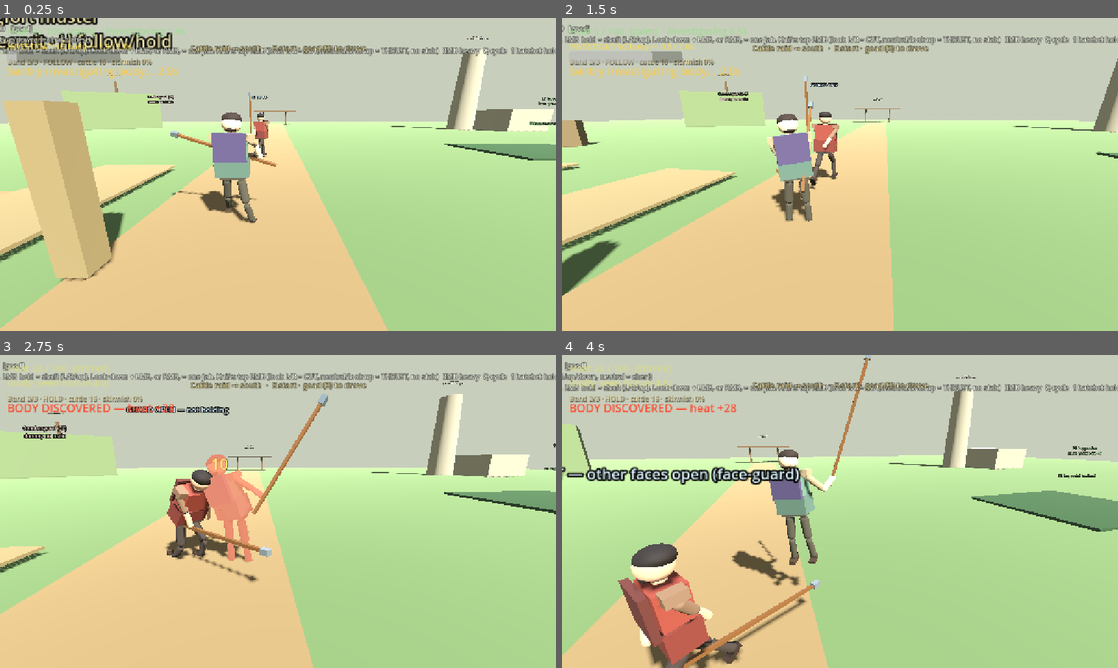
Above: before the commit, frames 1-4 (two rows, left to right).
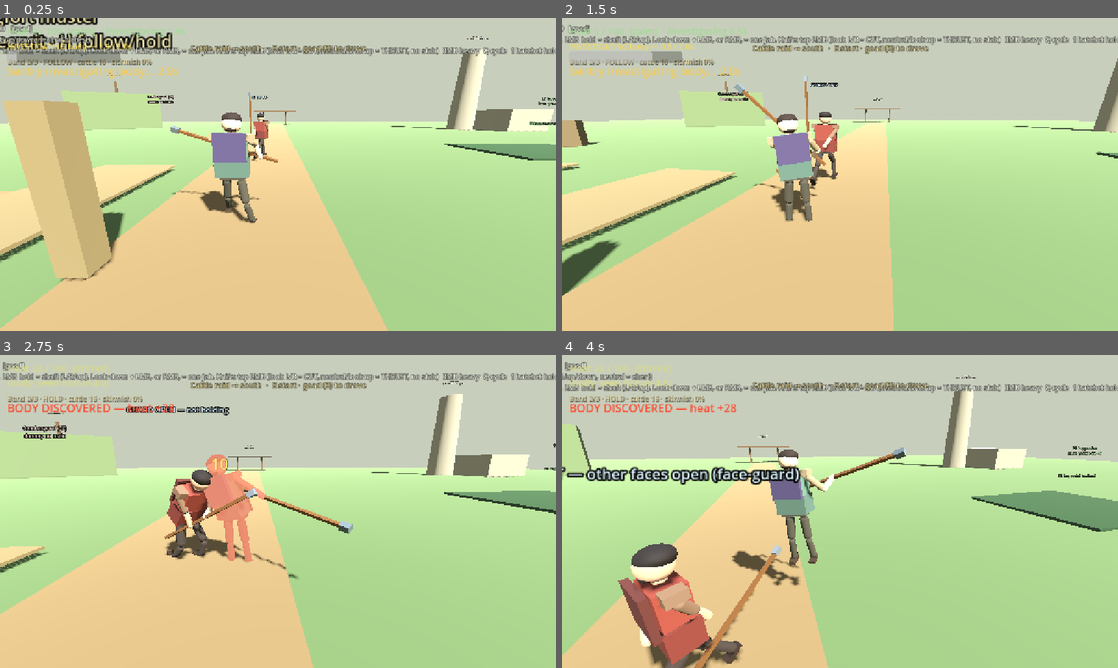
Above: after the commit, the same moments.

Repository: fortins4/devPlayground
Game: Godot game, scene res://scenes/main/main.tscn
Two runs of this game, one before a commit and one after it. Both use one fixed random seed, a clock stepped at 60 frames per second and the inputs below.
Inputs (mouse positions are in pixels of both pictures, inside the frame that each line leads up to):
- Up to frame 1 (0.25 s): no input
- Up to frame 2 (1.5 s): tap Enter at 0.5 s; move the mouse to (867, 174) at 0.52 s; hold Right mouse button (attack_heavy) 0.53-1.28 s; hold W (move_forward) from 0.53 s (still down); click (867, 174) at 0.67 s; tap Space (jump) at 0.77 s; move the mouse to (812, 174) at 1.27 s; click (812, 174) at 1.35 s
- Up to frame 3 (2.75 s): keep holding W (move_forward); tap Space (jump) at 1.52 s; move the mouse to (289, 505) at 2.02 s; hold H (band_toggle) from 2.03 s (still down)
- Up to frame 4 (4 s): keep holding W (move_forward); move the mouse to (834, 517) at 2.77 s; release H (band_toggle) at 2.78 s; tap Ctrl (crouch) at 2.85 s; click (834, 517) at 2.92 s; tap Space (jump) at 3.02, 3.77 s; move the mouse to (878, 514) at 3.52 s; hold Q (cycle_weapon) from 3.53 s (still down)

The runs differ from the first frame. In frame 1, 0.4% of the frame differs, in the area x 30-50%, y 34-59%; in frame 2, 0.4%; in frame 3, 1.6%; in frame 4, 1.9%, in the area x 21-62%, y 0-100%.

Commit message:
feat(combat): keep both hands on the goad

Diff:
--- a/scripts/characters/npcs/dummy_fighter.gd
+++ b/scripts/characters/npcs/dummy_fighter.gd
@@ -525,8 +525,9 @@
 	var forearm := locomotion.get_joint("right_forearm")
 	if forearm == null or not forearm.is_inside_tree():
 		return
-	weapon_visual.global_position = forearm.to_global(Vector3(0.0, -0.28, 0.05))
+	weapon_visual.global_position = forearm.to_global(Vector3(0.0, -0.22, 0.0))
 	weapon_visual.rotation = _jab_weapon_euler
+	ToolStrikePoses.seat_goad_off_hand(locomotion, weapon_visual)
 
 
 func _hide_stowed_goad() -> void:
--- a/scripts/characters/player/player_controller.gd
+++ b/scripts/characters/player/player_controller.gd
@@ -1124,7 +1124,7 @@
 	if forearm == null or not forearm.is_inside_tree():
 		return
 	# Tip of forearm in player local space
-	var tip_global := forearm.to_global(Vector3(0.0, -0.28, 0.05))
+	var tip_global := forearm.to_global(Vector3(0.0, -0.22, 0.0))
 	weapon_visual.global_position = tip_global
 	# Bent-elbow guards slide the hand along the stick and shift the mesh back,
 	# so the shaft line does not follow the elbow.
@@ -1159,6 +1159,8 @@
 				)
 	weapon_visual.rotation = rot
 	_weapon_base_y = weapon_visual.position.y
+	if combat and combat.current_weapon == CombatSystem.Weapon.GOAD:
+		ToolStrikePoses.seat_goad_off_hand(locomotion, weapon_visual)
 	# Keep combat idle rest in sync while not charging so recovery returns to grip.
 	if combat and not combat.is_charging and not combat.is_attacking:
 		combat.set_weapon_rest_transform(weapon_visual.transform)
--- a/systems/combat/tool_strike_poses.gd
+++ b/systems/combat/tool_strike_poses.gd
@@ -615,3 +615,256 @@
 		"right_shin": right_shin,
 		"weapon": weapon,
 	}
+
+
+## Keep the off hand on the goad and the shaft outside the body.
+## The right hand already owns the stick. This aims that stick, when needed,
+## onto a point the left hand can reach, then bends the left elbow so the
+## palm capsule meets the shaft. Weight is a correction on the live pose:
+## it does not retune guard tables or the settle curve. Not a parry.
+static func seat_goad_off_hand(loco: Object, weapon_visual: Node3D) -> void:
+	if loco == null or weapon_visual == null or not weapon_visual.is_inside_tree():
+		return
+	var goad := weapon_visual.get_node_or_null("Goad") as Node3D
+	var left_arm := loco.get_joint("left_arm") as Node3D
+	var left_fore := loco.get_joint("left_forearm") as Node3D
+	var torso := loco.get_joint("torso") as Node3D
+	var head := loco.get_joint("head") as Node3D
+	if goad == null or left_arm == null or left_fore == null or torso == null or head == null:
+		return
+	var shoulder: Vector3 = left_arm.global_position
+	var right_arm := loco.get_joint("right_arm") as Node3D
+	var right_fore := loco.get_joint("right_forearm") as Node3D
+	if right_arm != null and right_fore != null and _point_in_body(weapon_visual.global_position, torso, head, loco):
+		_extrude_right_hand(loco, right_arm, right_fore, torso, weapon_visual.global_position)
+		var tip: Vector3 = right_fore.to_global(Vector3(0.0, -0.28, 0.05))
+		weapon_visual.global_position = tip
+	var origin: Vector3 = weapon_visual.global_position
+	var axis: Vector3 = weapon_visual.global_transform.basis.y.normalized()
+	var slide := -goad.position.y
+	if _palm_meets(left_fore, origin, axis, _shaft_span(slide)) and _shaft_is_clear(origin, axis, slide, torso, head, loco):
+		return
+	var best_grip := Vector3.INF
+	var best_axis := axis
+	var best_slide := slide
+	var best_cost := 999.0
+	var dirs: Array[Vector3] = [axis, -axis]
+	var side := axis.cross(Vector3.UP)
+	if side.length() < 0.001:
+		side = axis.cross(Vector3.FORWARD)
+	side = side.normalized()
+	var up := side.cross(axis).normalized()
+	var pitches: Array[float] = [-75.0, -45.0, -20.0, 0.0, 20.0, 45.0, 75.0]
+	var yaws: Array[float] = [-110.0, -70.0, -35.0, 0.0, 35.0, 70.0, 110.0]
+	for pitch in pitches:
+		for yaw in yaws:
+			dirs.append(axis.rotated(side, deg_to_rad(pitch)).rotated(up, deg_to_rad(yaw)).normalized())
+	for local_pt in [Vector3(0.0, 0.36, -0.42), Vector3(0.22, 0.40, -0.40), Vector3(-0.18, 0.38, -0.40), Vector3(0.12, 0.16, -0.42), Vector3(0.0, 0.58, -0.46), Vector3(0.28, 0.22, -0.36)]:
+		var world_pt: Vector3 = torso.to_global(local_pt)
+		var to_pt := world_pt - origin
+		if to_pt.length() > 0.05:
+			dirs.append(to_pt.normalized())
+			dirs.append(-to_pt.normalized())
+	for dir in dirs:
+		var found := _shaft_grip_point(shoulder, origin, dir, torso, head, loco)
+		if found == Vector3.INF:
+			continue
+		var t_off := (found - origin).dot(dir)
+		var use_slide := _slide_for(slide, 0.0, t_off)
+		if not _shaft_is_clear(origin, dir, use_slide, torso, head, loco):
+			continue
+		var ang := rad_to_deg(acos(clampf(axis.dot(dir), -1.0, 1.0)))
+		var cost := ang + absf(use_slide - slide) * 30.0
+		if cost < best_cost:
+			best_cost = cost
+			best_axis = dir
+			best_grip = found
+			best_slide = use_slide
+	if best_grip == Vector3.INF or best_cost >= 999.0:
+		if right_arm != null and right_fore != null:
+			_extrude_right_hand(loco, right_arm, right_fore, torso, weapon_visual.global_position)
+			weapon_visual.global_position = right_fore.to_global(Vector3(0.0, -0.22, 0.0))
+			origin = weapon_visual.global_position
+			var retry := _shaft_grip_point(shoulder, origin, -torso.global_transform.basis.z, torso, head, loco)
+			if retry == Vector3.INF:
+				retry = _shaft_grip_point(shoulder, origin, torso.global_transform.basis.y, torso, head, loco)
+			if retry == Vector3.INF:
+				return
+			best_grip = retry
+			best_axis = (retry - origin).normalized()
+			best_slide = _slide_for(slide, 0.0, (retry - origin).dot(best_axis))
+			if not _shaft_is_clear(origin, best_axis, best_slide, torso, head, loco):
+				return
+		else:
+			return
+	_aim_weapon_y(weapon_visual, best_axis)
+	goad.position.y = -best_slide
+	var radial := shoulder - best_grip
+	radial = radial - best_axis * radial.dot(best_axis)
+	if radial.length() < 0.001:
+		radial = -torso.global_transform.basis.z
+	radial = radial.normalized()
+	var palm_target: Vector3 = best_grip
+	var pole: Vector3 = shoulder - torso.global_transform.basis.x * 0.45 + torso.global_transform.basis.y * -0.25
+	_ik_left(loco, left_arm, left_fore, shoulder, pole, palm_target)
+
+
+
+static func _extrude_right_hand(loco: Object, arm: Node3D, fore: Node3D, torso: Node3D, origin: Vector3) -> void:
+	var lp: Vector3 = torso.to_local(origin)
+	var out := lp
+	out.z = minf(out.z, -0.38)
+	if absf(out.x) < 0.34:
+		var side := signf(out.x) if absf(out.x) > 0.04 else -1.0
+		out.x = side * 0.42
+	out.y = clampf(out.y, 0.08, 0.62)
+	var world: Vector3 = torso.to_global(out)
+	var shoulder: Vector3 = arm.global_position
+	var pole: Vector3 = shoulder + torso.global_transform.basis.x * signf(out.x) * 0.35 + torso.global_transform.basis.y * -0.2
+	_ik_right(loco, arm, fore, shoulder, pole, world)
+
+
+static func _ik_right(loco: Object, arm: Node3D, fore: Node3D, shoulder: Vector3, pole: Vector3, palm_target: Vector3) -> void:
+	var l1 := 0.30
+	var l2 := 0.28
+	var dist := clampf(shoulder.distance_to(palm_target), 0.12, l1 + l2 - 0.015)
+	var dir := (palm_target - shoulder).normalized()
+	var pole_v := pole - shoulder
+	var proj := pole_v - dir * pole_v.dot(dir)
+	if proj.length() < 0.001:
+		proj = dir.cross(Vector3.UP)
+	proj = proj.normalized()
+	var along := (l1 * l1 + dist * dist - l2 * l2) / (2.0 * dist)
+	var lat := sqrt(maxf(0.0, l1 * l1 - along * along))
+	var elbow := shoulder + dir * along + proj * lat
+	_store_aim(loco, arm, "right_arm", elbow - shoulder)
+	_store_aim(loco, fore, "right_forearm", palm_target - elbow)
+
+
+static func _shaft_span(slide: float) -> Vector2:
+	var center := 0.62 - slide
+	return Vector2(center - 0.875, center + 0.875)
+
+
+static func _slide_for(current: float, t_hand: float, t_off: float) -> float:
+	var lo := minf(t_hand, t_off) - 0.06
+	var hi := maxf(t_hand, t_off) + 0.06
+	# Segment is [-0.255 - slide, 1.495 - slide].
+	var slide_min := -0.255 - lo
+	var slide_max := 1.495 - hi
+	if slide_min > slide_max:
+		return current
+	return clampf(current, slide_min, slide_max)
+
+
+static func _shaft_grip_point(shoulder: Vector3, origin: Vector3, axis: Vector3, torso: Node3D, head: Node3D, loco: Object) -> Vector3:
+	var best := Vector3.INF
+	var best_score := 999.0
+	for i in 25:
+		var t := lerpf(-1.15, 1.35, float(i) / 24.0)
+		if absf(t) < 0.18:
+			continue
+		var p: Vector3 = origin + axis * t
+		var dist := p.distance_to(shoulder)
+		if dist < 0.16 or dist > 0.54:
+			continue
+		if _point_in_body(p, torso, head, loco):
+			continue
+		var score := absf(absf(t) - 0.36) + dist * 0.15
+		if score < best_score:
+			best_score = score
+			best = p
+	return best
+
+
+static func _shaft_is_clear(origin: Vector3, axis: Vector3, slide: float, torso: Node3D, head: Node3D, loco: Object) -> bool:
+	var span := _shaft_span(slide)
+	for i in 24:
+		var t := lerpf(span.x, span.y, float(i) / 23.0)
+		var p: Vector3 = origin + axis * t
+		if _point_in_body(p, torso, head, loco):
+			return false
+		var hp: Vector3 = head.to_local(p)
+		if absf(hp.y) < 0.22 and Vector2(hp.x, hp.z).length() < 0.22:
+			return false
+	return true
+
+
+static func _point_in_body(p: Vector3, torso: Node3D, head: Node3D, loco: Object) -> bool:
+	var lp: Vector3 = torso.to_local(p)
+	if absf(lp.x) < 0.25 and absf(lp.y - 0.28) < 0.27 and absf(lp.z) < 0.16:
+		return true
+	if absf(lp.x) < 0.28 and absf(lp.y - 0.02) < 0.17 and absf(lp.z) < 0.18:
+		return true
+	if head.to_local(p).length() < 0.17:
+		return true
+	for leg_name in ["left_thigh", "left_shin", "right_thigh", "right_shin"]:
+		var leg := loco.get_joint(leg_name) as Node3D
+		if leg == null:
+			continue
+		var ll: Vector3 = leg.to_local(p)
+		if ll.y < 0.04 and ll.y > -0.42 and Vector2(ll.x, ll.z).length() < 0.08:
+			return true
+	return false
+
+
+static func _palm_meets(fore: Node3D, origin: Vector3, axis: Vector3, span: Vector2) -> bool:
+	var best := 99.0
+	for i in 5:
+		var y := -0.27 + float(i) * 0.025
+		var p: Vector3 = fore.to_global(Vector3(0.0, y, 0.0))
+		var t := clampf((p - origin).dot(axis), span.x, span.y)
+		var d := p.distance_to(origin + axis * t) - 0.045 - 0.023
+		if d < best:
+			best = d
+	return best <= 0.012
+
+
+static func _aim_weapon_y(weapon_visual: Node3D, world_dir: Vector3) -> void:
+	var y := world_dir.normalized()
+	var parent := weapon_visual.get_parent() as Node3D
+	var local_y: Vector3 = parent.global_transform.basis.inverse() * y
+	var current := weapon_visual.transform.basis
+	var x := current.x
+	x = x - local_y * x.dot(local_y)
+	if x.length() < 0.001:
+		x = local_y.cross(Vector3.UP)
+	x = x.normalized()
+	var z := x.cross(local_y).normalized()
+	x = local_y.cross(z).normalized()
+	weapon_visual.basis = Basis(x, local_y, z)
+
+
+static func _ik_left(loco: Object, arm: Node3D, fore: Node3D, shoulder: Vector3, pole: Vector3, palm_target: Vector3) -> void:
+	var l1 := 0.30
+	var l2 := 0.24
+	var dist := clampf(shoulder.distance_to(palm_target), 0.12, l1 + l2 - 0.015)
+	var dir := (palm_target - shoulder).normalized()
+	var target := shoulder + dir * dist
+	var pole_v := pole - shoulder
+	var proj := pole_v - dir * pole_v.dot(dir)
+	if proj.length() < 0.001:
+		proj = dir.cross(Vector3.UP)
+	proj = proj.normalized()
+	var along := (l1 * l1 + dist * dist - l2 * l2) / (2.0 * dist)
+	var lat := sqrt(maxf(0.0, l1 * l1 - along * along))
+	var elbow := shoulder + dir * along + proj * lat
+	_store_aim(loco, arm, "left_arm", elbow - shoulder)
+	_store_aim(loco, fore, "left_forearm", palm_target - elbow)
+
+
+static func _store_aim(loco: Object, node: Node3D, joint: String, world_dir: Vector3) -> void:
+	var rot_before := node.rotation
+	var add_before: Vector3 = loco.get_combat_additive(joint)
+	var parent := node.get_parent() as Node3D
+	var local_dir: Vector3 = (parent.global_transform.basis.inverse() * world_dir).normalized()
+	var y := -local_dir
+	var hint := parent.global_transform.basis.inverse() * Vector3.UP
+	if absf(y.dot(hint)) > 0.92:
+		hint = parent.global_transform.basis.inverse() * Vector3.FORWARD
+	var x := hint.cross(y).normalized()
+	var z := x.cross(y).normalized()
+	x = y.cross(z).normalized()
+	node.basis = Basis(x, y, z)
+	var rest := rot_before - add_before
+	loco.set_combat_additive(joint, node.rotation - rest)
